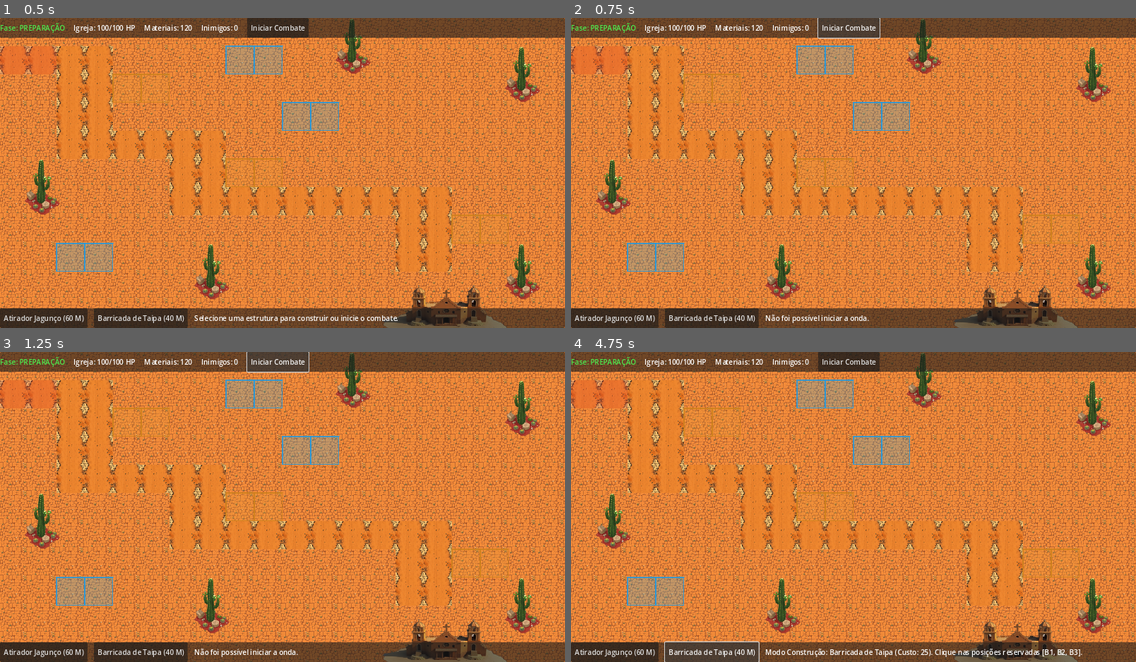
Above: before the commit, frames 1-4 (two rows, left to right).
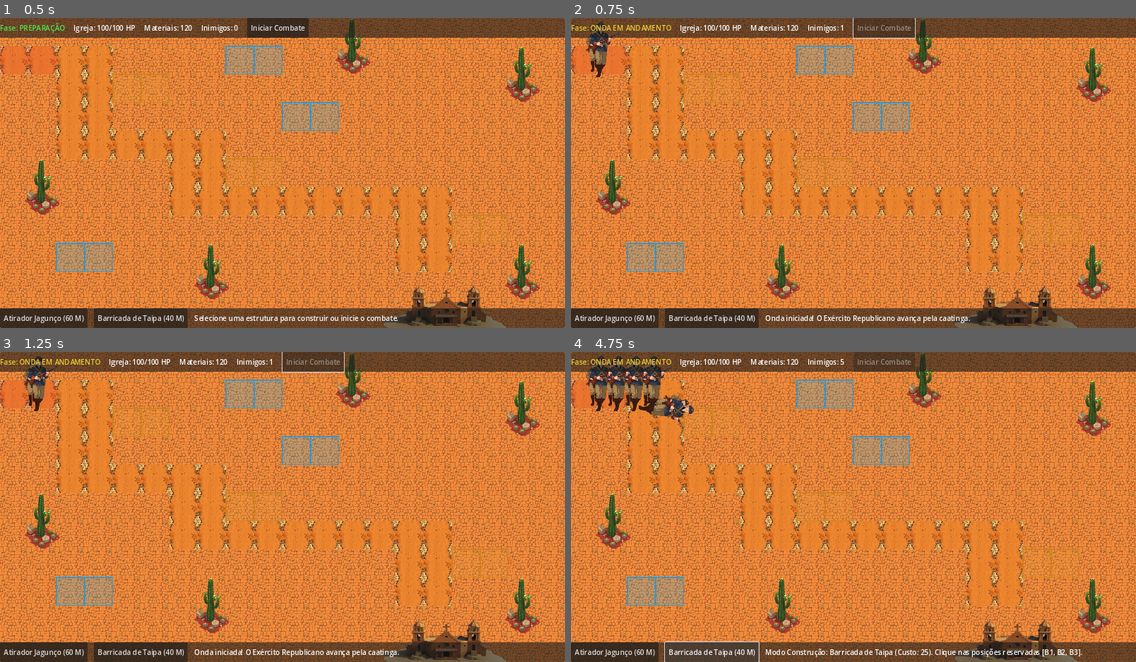
Above: after the commit, the same moments.

Repository: Chneto/CANUDOS-TD
Game: Godot game, scene res://scenes/map/map.tscn
The game is run twice, just before and just after one commit, with the same random seed, the same clock (stepped at 60 frames per second) and the same inputs.
Inputs (mouse positions are in pixels of both pictures, inside the frame that each line leads up to):
- Up to frame 1 (0.5 s): no input
- Up to frame 2 (0.75 s): click "Iniciar Combate" at 0.5 s
- Up to frame 3 (1.25 s): no input
- Up to frame 4 (4.75 s): click (847, 361) at 1.25 s, where only the run before the commit has a clickable "Iniciar Combate"; click "Atirador Jagunço (60 M)" at 2 s; click "Barricada de Taipa (40 M)" at 2.75 s; click "Atirador Jagunço (60 M)" at 3.5 s; click "Barricada de Taipa (40 M)" at 4.25 s

Frame 1 is identical in both runs. In frame 2, 2.0% of the frame differs, in the area x 0-71%, y 0-99%; in frame 3, 2.0%; in frame 4, 3.4%, in the area x 0-61%, y 0-25%.

Commit message:
fix(map): declare node_paths so exported node references resolve (T17)
map.tscn was written by hand without the node_paths header that Godot 4
needs for exported Node properties. GameManager and EnemyPath reached
WaveManager and PlacementManager as null, so nothing could be built
("configuração de construção incompleta") and the wave never started.

Co-Authored-By: Claude Opus 5.5 <noreply@anthropic.com>

Diff:
--- a/scenes/map/map.tscn
+++ b/scenes/map/map.tscn
@@ -30,7 +30,7 @@
 [node name="EnemyPath" type="Path2D" parent="."]
 curve = SubResource("Curve2D_path")
 
-[node name="WaveManager" type="Node" parent="."]
+[node name="WaveManager" type="Node" parent="." node_paths=PackedStringArray("game_manager", "path_node")]
 script = ExtResource("6_wm_script")
 game_manager = NodePath("../GameManager")
 map_definition = ExtResource("2_map_def")
@@ -40,7 +40,7 @@
 enemies_in_wave = 6
 spawn_interval_s = 1.0
 
-[node name="PlacementManager" type="Node2D" parent="."]
+[node name="PlacementManager" type="Node2D" parent="." node_paths=PackedStringArray("game_manager")]
 script = ExtResource("9_pm_script")
 map_definition = ExtResource("2_map_def")
 game_manager = NodePath("../GameManager")
